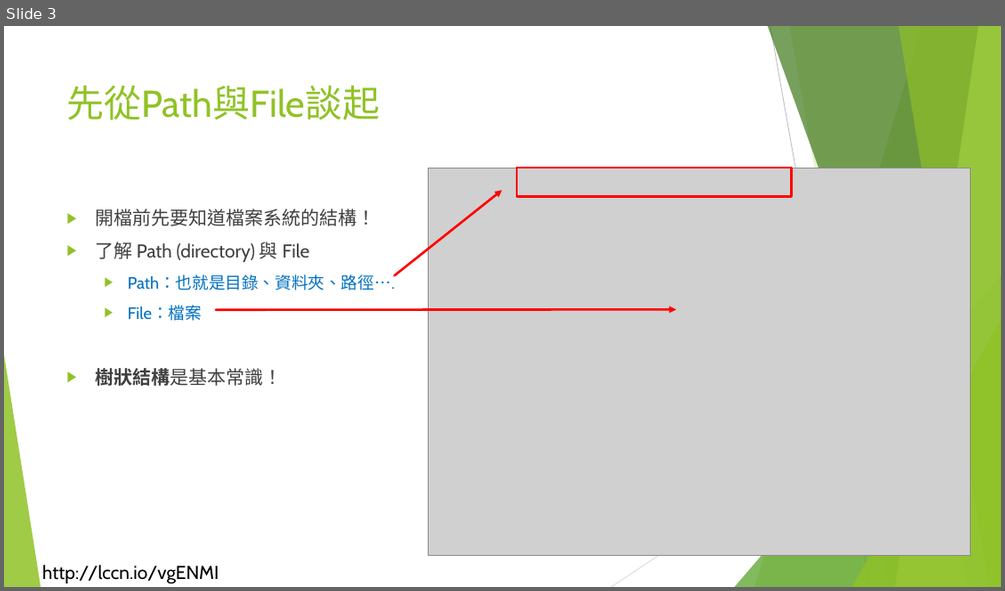
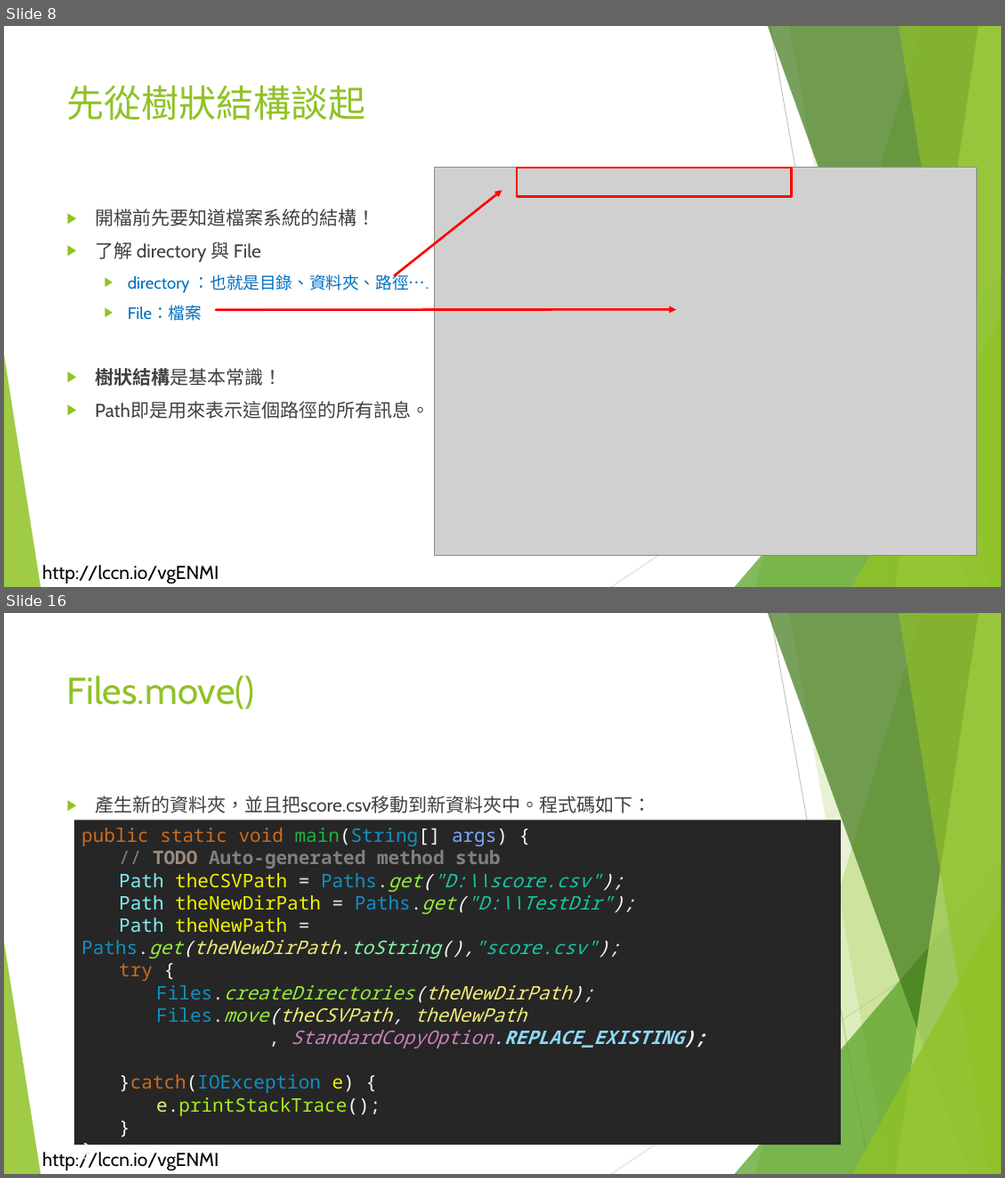
Before and after one commit to liulawsi/My_PPTs, a slide deck: LCC/Java/11_Nio2概要.pptx. Shown one above the other, each under a label of ours: slide 3 before the commit, slides 8 and 16 after it; the slides between them are not shown. The pictures are 1005x591 and 1005x1178 pixels, drawn with LibreOffice and Linux fonts; fonts in the diff are those of the drawing; grey boxes stand for pictures; background and template pictures are left out. Boxes give left, top, right and bottom in pixels: in the first picture for what was removed or moved away, otherwise in the second. Text is boxed around its words. In the diff, an @@ line names an element or a change of style, - is before the commit and + after.

```diff
--- a/LCC/Java/11_Nio2概要.pptx
+++ b/LCC/Java/11_Nio2概要.pptx
@@ slide 16 added at <box>4,613,1001,1174</box>, background #FFFFFF; not listed: 11 template elements that a slide beside it also shows @@
@@ title added at <box>67,675,255,709</box>, 36 pt, text #90C226 @@
+Files.move()
@@ text added at <box>95,795,652,813</box>, 18 pt, text #404040 @@
+▶ 產生新的資料夾，並且把score.csv移動到新資料夾中。程式碼如下：
@@ rectangle added at <box>74,820,841,1144</box>, fill #262626, 18 pt, text #F3EC79 @@
+public static void main(String[] args) {
+// TODO Auto-generated method stub
+Path theCSVPath = Paths.get("D:\\score.csv");
+Path theNewDirPath = Paths.get("D:\\TestDir");
+Path theNewPath = Paths.get(theNewDirPath.toString(),"score.csv");
+try {
+Files.createDirectories(theNewDirPath);
+Files.move(theCSVPath, theNewPath
+, StandardCopyOption.REPLACE_EXISTING);
+}catch(IOException e) {
+e.printStackTrace();
+}
+}
@@ what was slide 3 is now slide 8 @@
@@ slide 8 changed as well @@
@@ title at <box>67,85,366,120</box>: text changed @@
-先從Path與File談起
+先從樹狀結構談起
@@ picture: place and size @@
-picture at <box>428,168,971,555</box>
+picture at <box>434,168,976,555</box>
@@ text at <box>95,241,429,293</box>: text changed; size 18 to 16 pt; text colour #404040 to #0070C0 @@
-▶ 了解 Path (directory) 與 File
-  ▶ Path：也就是目錄、資料夾、路徑….
+▶ 了解 directory 與 File
+  ▶ directory ：也就是目錄、資料夾、路徑….
@@ text at <box>95,401,429,418</box>: paragraph added @@
+▶ Path即是用來表示這個路徑的所有訊息。
```
Also in this commit, not shown: 1 other slide changed, 15 other slides added, 2 slides removed, 2 other files.
